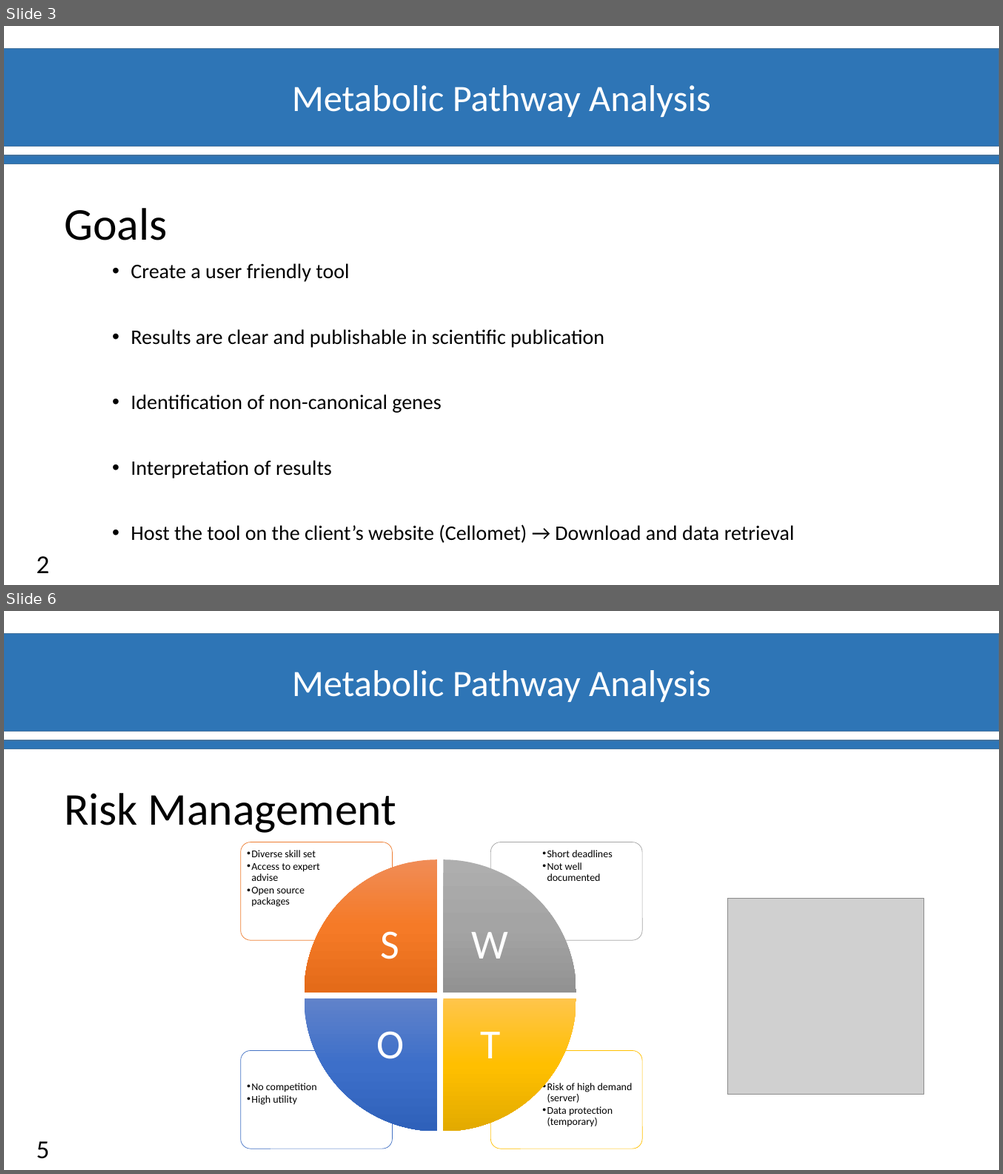
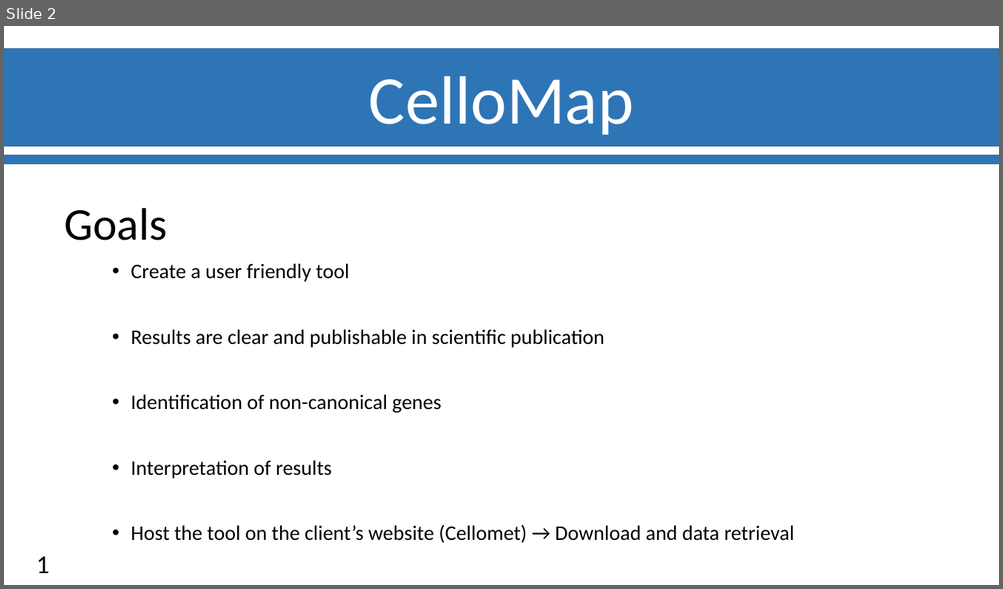
Before and after one commit to Ylefol/projet-INSERM_V5, a slide deck: Slides/Diapos_Suivit_projet.pptx. Shown one above the other, each under a label of ours: slides 3 and 6 before the commit, slide 2 after it; the slides between them are not shown. The pictures are 1003x1174 and 1003x589 pixels, drawn with LibreOffice and Linux fonts; fonts in the diff are those of the drawing; grey boxes stand for pictures; background and template pictures are left out. Boxes give left, top, right and bottom in pixels: in the first picture for what was removed or moved away, otherwise in the second. Text is boxed around its words. In the diff, an @@ line names an element or a change of style, - is before the commit and + after.

```diff
--- a/Slides/Diapos_Suivit_projet.pptx
+++ b/Slides/Diapos_Suivit_projet.pptx
@@ slide 6 removed at [4, 611, 999, 1170], background #FFFFFF; not listed: 3 template elements that a slide beside it also shows @@
@@ text removed at [64, 793, 396, 833] @@
-Risk Management
@@ picture removed at [727, 898, 923, 1094] @@
@@ group removed at [241, 843, 642, 1150]: 8 texts, 4 rounded rectangles, 4 pie wedges @@
-  •• Risk of high demand (server)
-  •• Data protection (temporary)
-  •• No competition
-  •• High utility
-  •• Short deadlines
-  •• Not well documented
-  •• Diverse skill set
-  •• Access to expert advise
-  •• Open source packages
-S
-W
-T
-O
@@ page number removed at [37, 1142, 50, 1159] @@
-5
@@ what was slide 3 is now slide 2 @@
@@ slide 2 changed as well @@
@@ text removed at [292, 85, 711, 117] @@
-Metabolic Pathway Analysis
@@ text added at [369, 76, 634, 135], 66 pt, text #FFFFFF @@
+CelloMap
@@ page number at [37, 557, 50, 574]: text changed @@
-2
+1
```
Also in this commit, not shown: 3 other slides changed, 6 slides added, 6 other slides removed.
